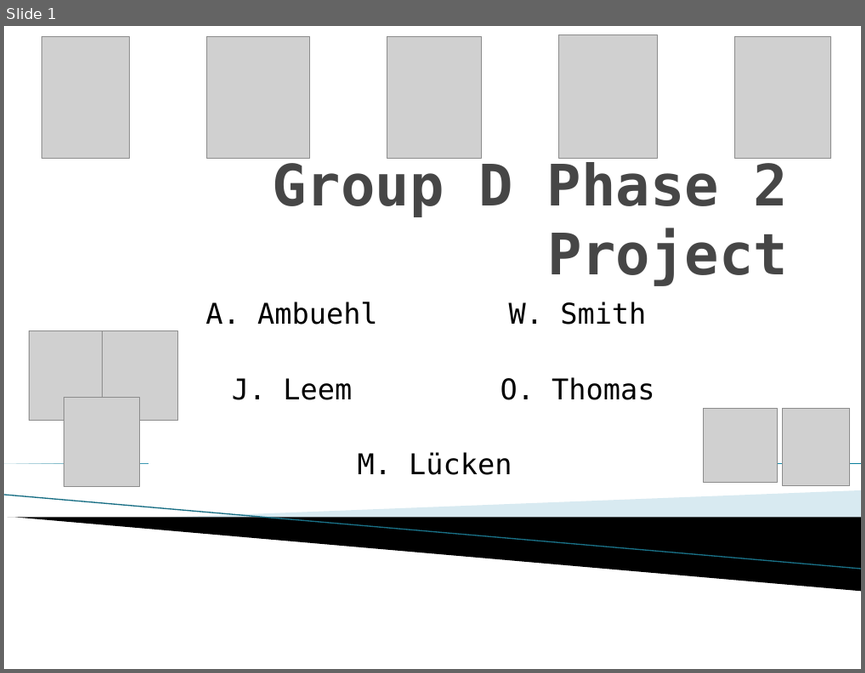
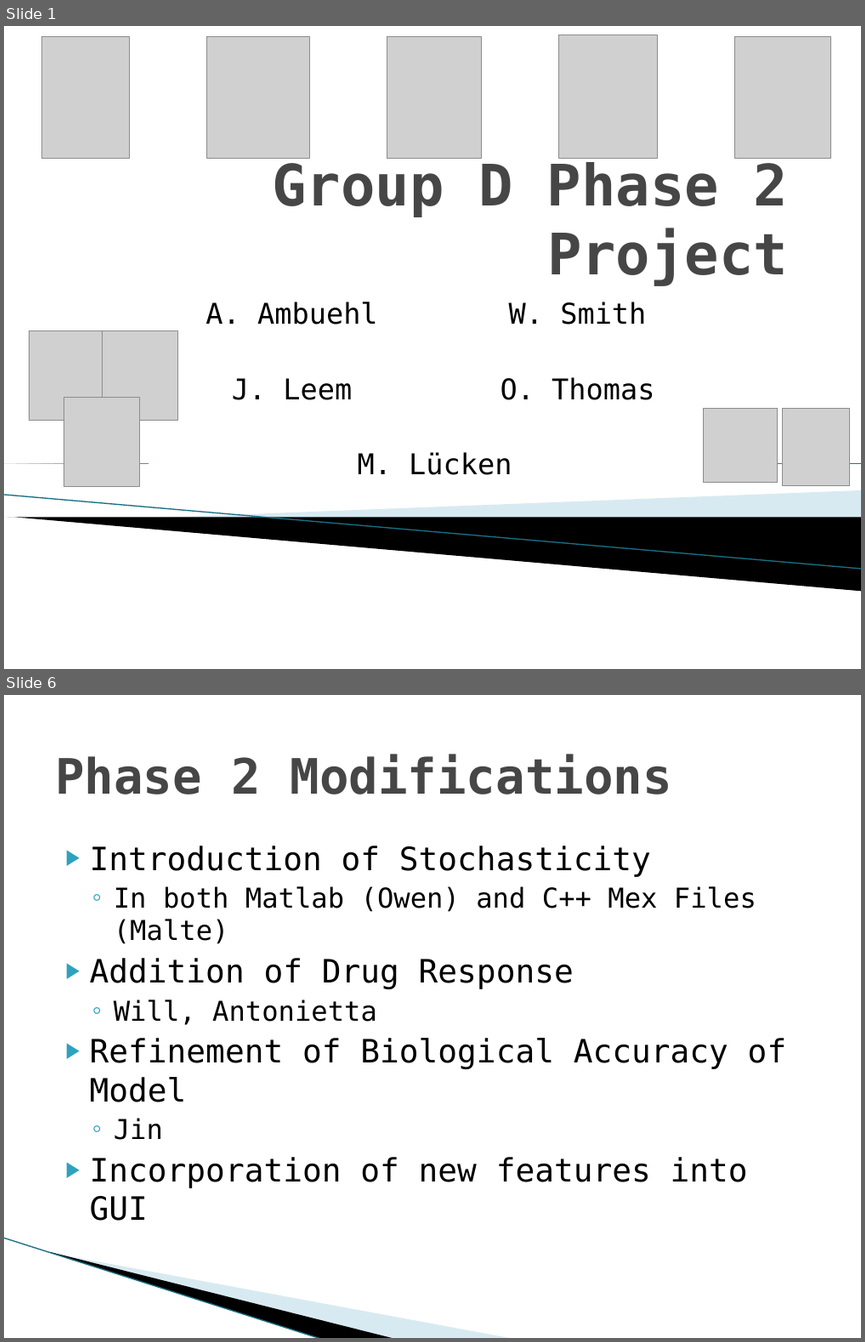
Before and after one commit to jleem10/GroupD_Phase2, a slide deck: Presentation.pptx. Shown one above the other, each under a label of ours: slide 1 before the commit, slides 1 and 6 after it; the slides between them are not shown. The pictures are 865x673 and 865x1342 pixels, drawn with LibreOffice and Linux fonts; fonts in the diff are those of the drawing; grey boxes stand for pictures; background and template pictures are left out. Boxes give left, top, right and bottom in pixels: in the first picture for what was removed or moved away, otherwise in the second. Text is boxed around its words. In the diff, an @@ line names an element or a change of style, - is before the commit and + after.

Commit message:
stochastic matlab in presentation

```diff
--- a/Presentation.pptx
+++ b/Presentation.pptx
@@ slide 6 added at bbox=[4, 695, 861, 1338], background #FFFFFF @@
@@ title added at bbox=[55, 754, 672, 794], 41 pt, text #464646, bold @@
+Phase 2 Modifications
@@ text added at bbox=[90, 845, 787, 1188], 27 pt, text #000000 @@
+▶ Introduction of Stochasticity
+  ◦ In both Matlab (Owen) and C++ Mex Files (Malte)
+▶ Addition of Drug Response
+  ◦ Will, Antonietta
+▶ Refinement of Biological Accuracy of Model
+  ◦ Jin
+▶ Incorporation of new features into GUI
@@ line added from (4, 1237) to (322, 1338), #97C5D8 0.95 pt @@
@@ freeform shape added at bbox=[49, 1251, 396, 1338], fill #000000 @@
@@ freeform shape added at bbox=[51, 1252, 514, 1338], fill #A0CBDC at 40% opacity @@
```
Also in this commit, not shown: 11 other slides added, 1 slide removed.
